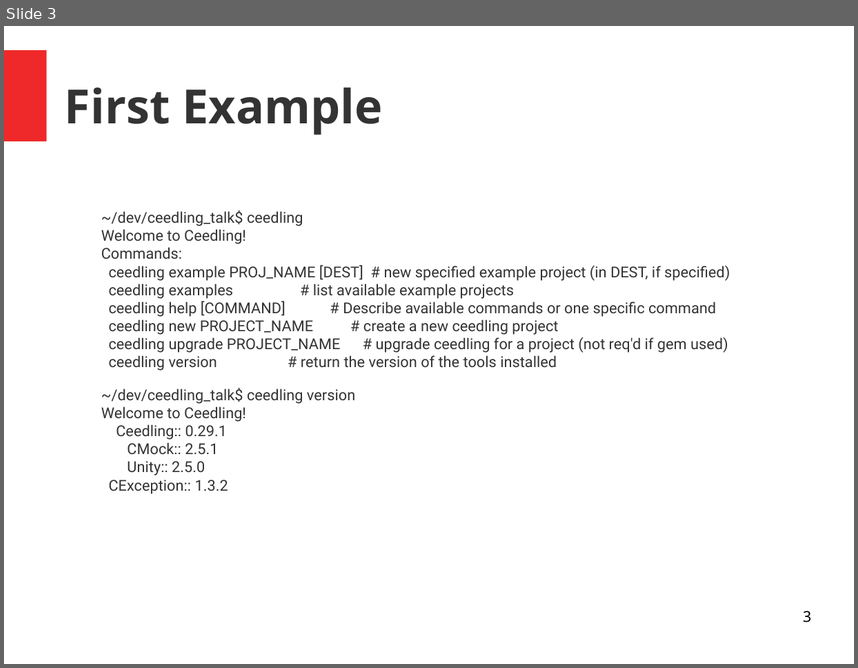
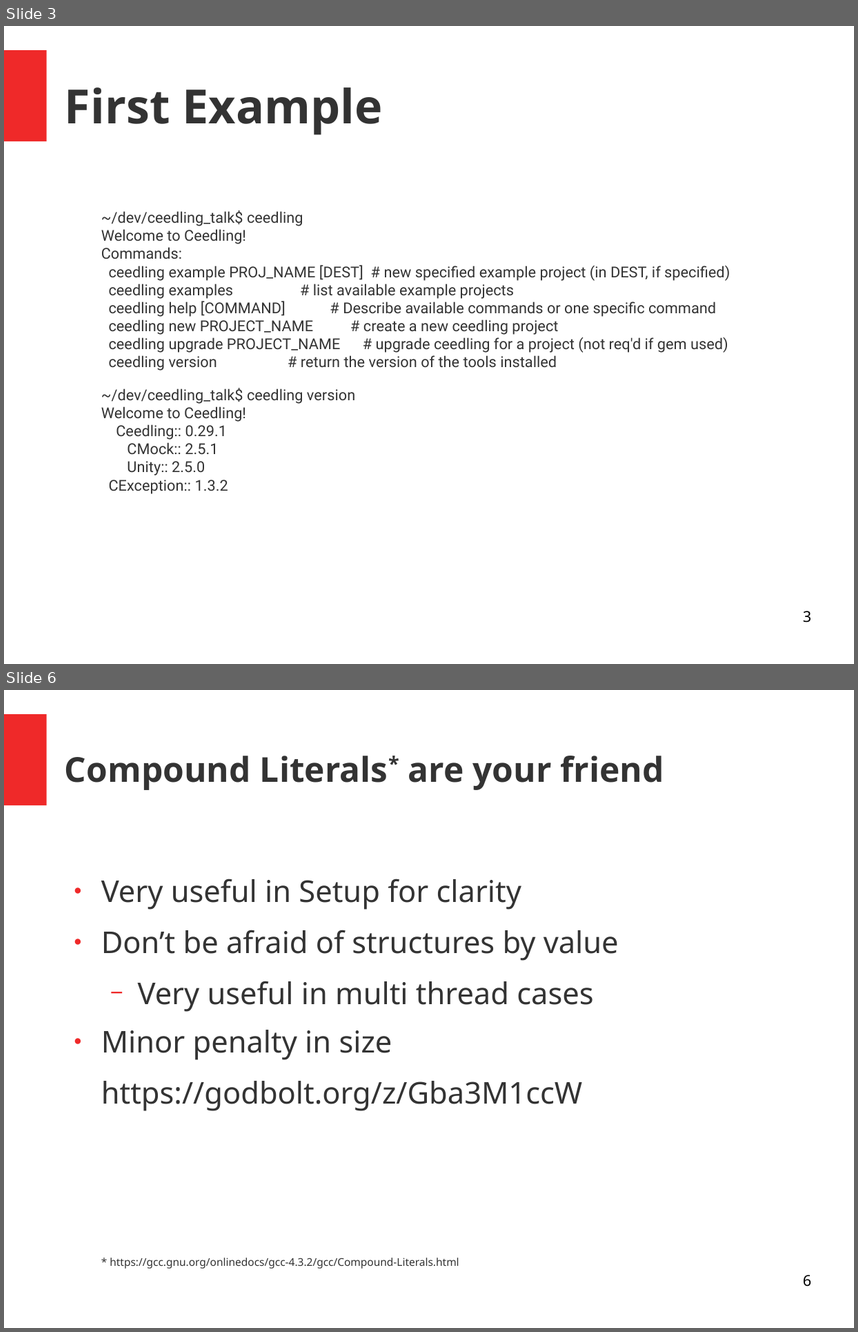
Before and after one commit to bd2357/ceedling_talk, a slide deck: ceedling_talk.odp. Shown one above the other, each under a label of ours: slide 3 before the commit, slides 3 and 6 after it; the slides between them are not shown. The pictures are 858x668 and 858x1332 pixels, drawn with LibreOffice and Linux fonts; fonts in the diff are those of the drawing. Boxes give left, top, right and bottom in pixels: in the first picture for what was removed or moved away, otherwise in the second. Text is boxed around its words. In the diff, an @@ line names an element or a change of style, - is before the commit and + after.

Commit message:
added to talk

```diff
--- a/ceedling_talk.odp
+++ b/ceedling_talk.odp
@@ slide 6 added at (4, 690, 854, 1328), background #FFFFFF; not listed: 1 template element that a slide beside it also shows @@
@@ title added at (65, 756, 664, 790), 32 pt, text #333333, bold @@
+Compound Literals* are your friend
@@ text added at (101, 878, 619, 1268), 28 pt, text #333333 @@
+● Very useful in Setup for clarity
+● Don’t be afraid of structures by value
+  − Very useful in multi thread cases
+● Minor penalty in size
+https://godbolt.org/z/Gba3M1ccW
+* https://gcc.gnu.org/onlinedocs/gcc-4.3.2/gcc/Compound-Literals.html
@@ page number added at (803, 1274, 811, 1286), 14 pt, text #000000 @@
+6
```
Also in this commit, not shown: 2 other slides added.
